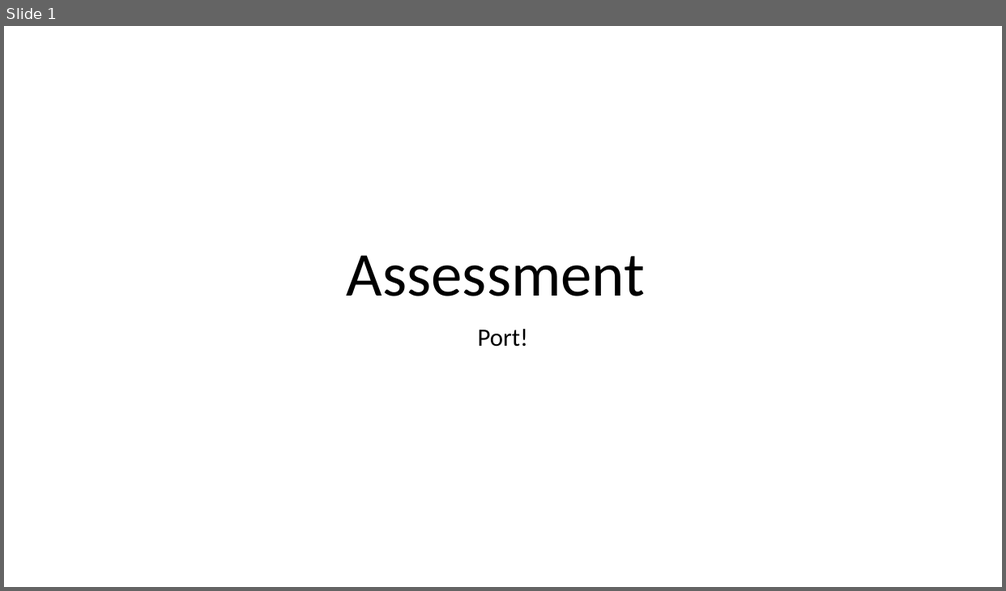
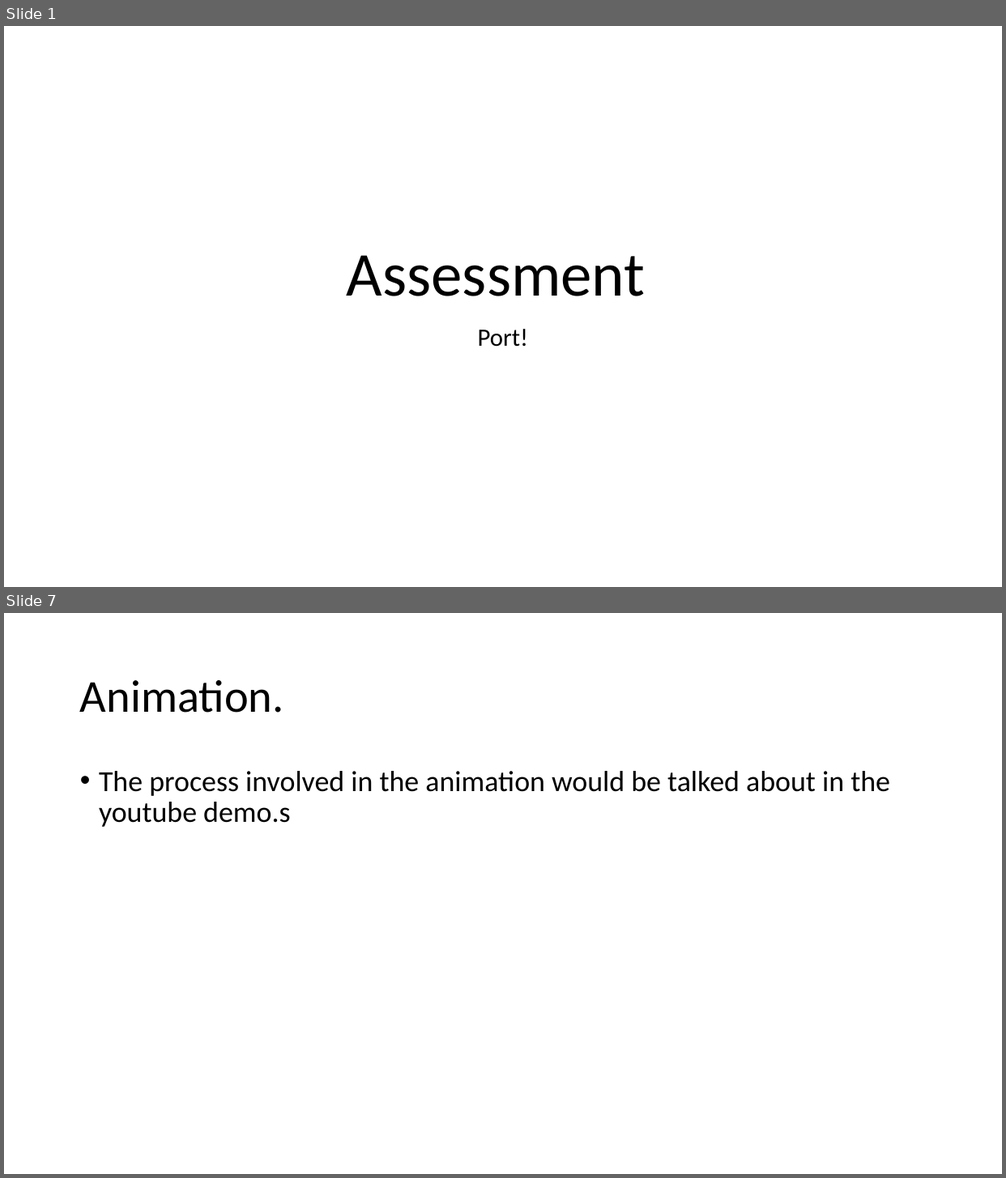
Before and after one commit to damola9162/prac-1-assessment, a slide deck: Assessment.pptx. Shown one above the other, each under a label of ours: slide 1 before the commit, slides 1 and 7 after it; the slides between them are not shown. The pictures are 1006x591 and 1006x1178 pixels, drawn with LibreOffice and Linux fonts; fonts in the diff are those of the drawing. Boxes give left, top, right and bottom in pixels: in the first picture for what was removed or moved away, otherwise in the second. Text is boxed around its words. In the diff, an @@ line names an element or a change of style, - is before the commit and + after.

```diff
--- a/Assessment.pptx
+++ b/Assessment.pptx
@@ slide 7 added at [4,613,1002,1174], background #FFFFFF @@
@@ title added at [80,680,284,713], 44 pt, text #000000 @@
+Animation.
@@ text added at [99,771,890,827], 28 pt, text #000000 @@
+• The process involved in the animation would be talked about in the youtube demo.s
```
Also in this commit, not shown: 2 slides changed, 3 other slides added, 1 slide removed, 1 other file.
